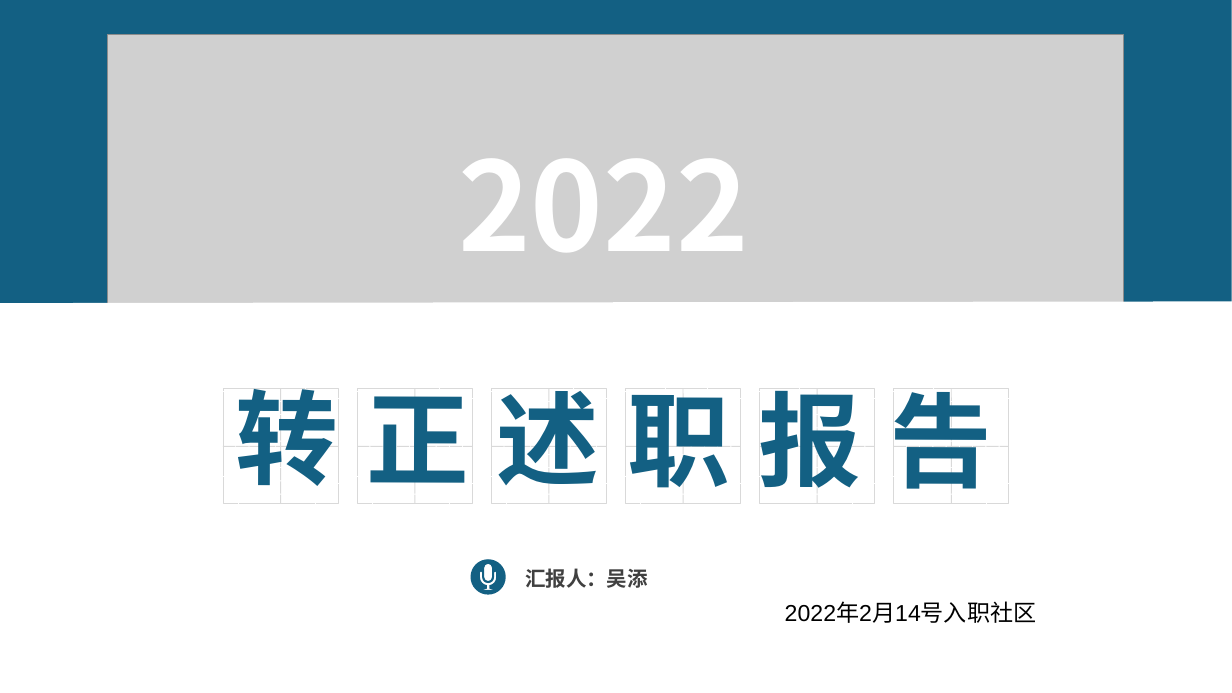
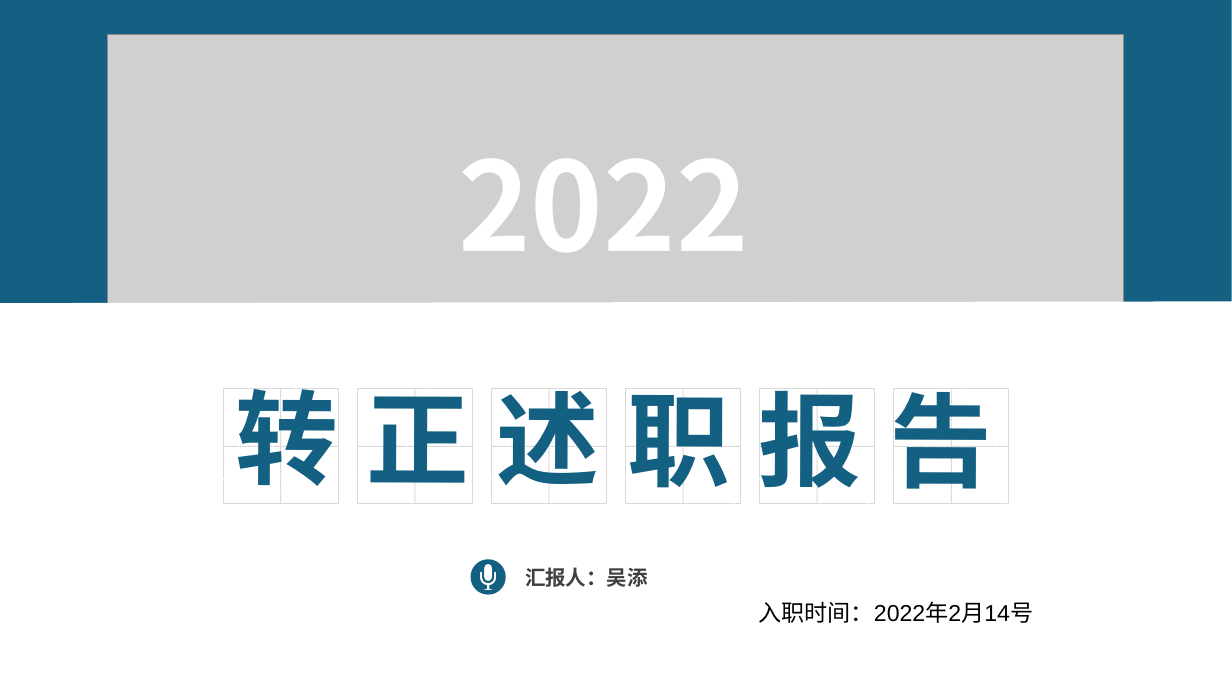
Before and after one commit to xljnc/husky-starter, a slide deck: slide 1 of doc/zzdb.pptx. Drawn at 1232x693 pixels with LibreOffice and Linux fonts; fonts in the diff are those of the drawing; grey boxes stand for pictures. Boxes give left, top, right and bottom in pixels: in the first picture for what was removed or moved away, otherwise in the second. Text is boxed around its words. In the diff, an @@ line names an element or a change of style, - is before the commit and + after.

```diff
--- a/doc/zzdb.pptx
+++ b/doc/zzdb.pptx
@@ text at (758,601,1033,623): text changed @@
-2022年2月14号入职社区
+入职时间：2022年2月14号
```
Also in this commit, not shown: 10 other slides changed, 1 slide removed.
